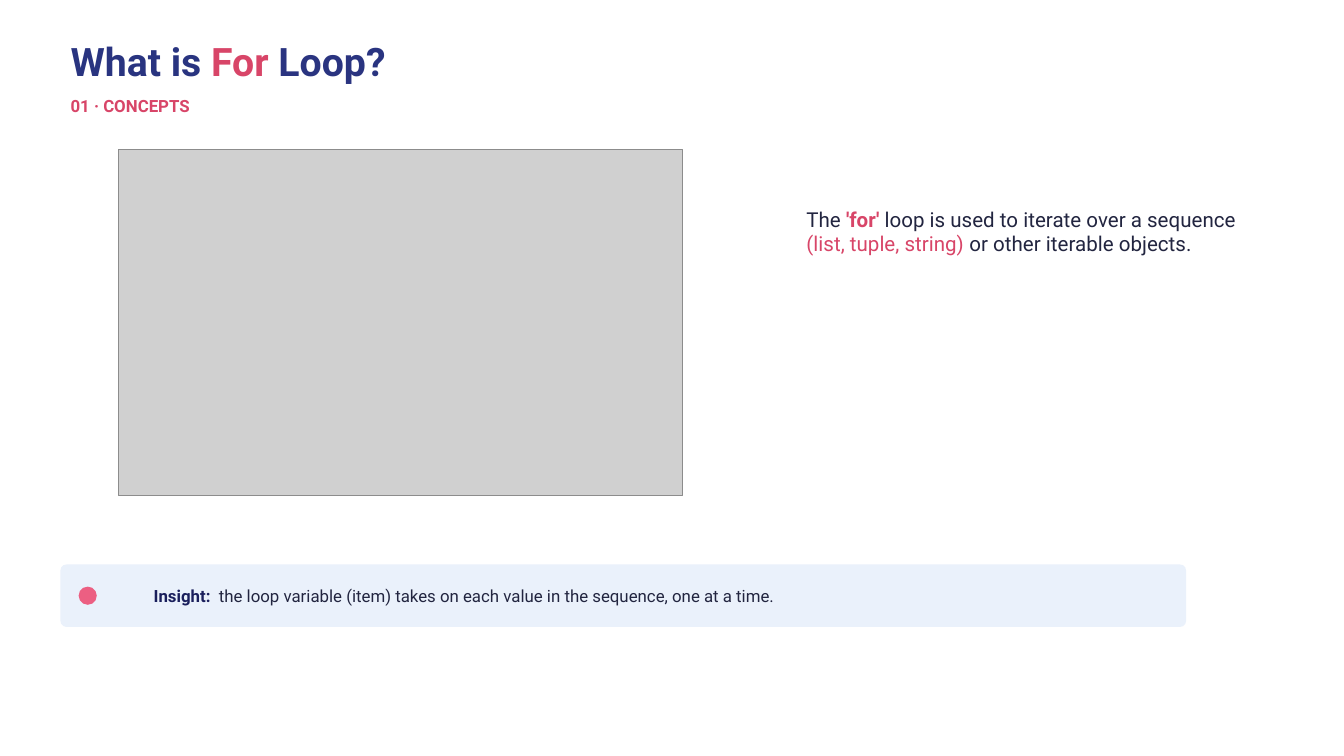
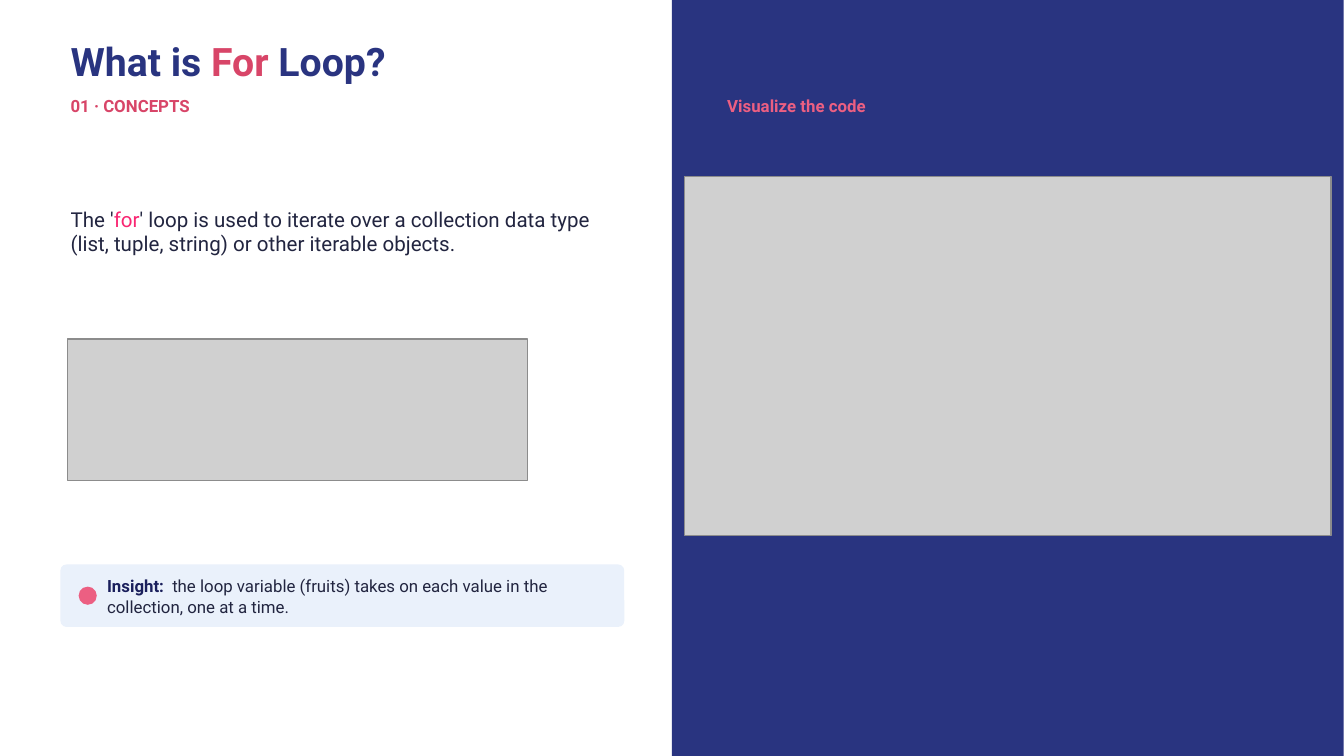
Before and after one commit to wg-training/wg-python-for-data-science-fundamental, a slide deck: slide 4 of slides/08 - Loop.pptx. Drawn at 1344x756 pixels with LibreOffice and Linux fonts; fonts in the diff are those of the drawing; grey boxes stand for pictures. Boxes give left, top, right and bottom in pixels: in the first picture for what was removed or moved away, otherwise in the second. Text is boxed around its words. In the diff, an @@ line names an element or a change of style, - is before the commit and + after.

Commit message:
docs: update loop lecture slides with improved examples and formatting

```diff
--- a/slides/08 - Loop.pptx
+++ b/slides/08 - Loop.pptx
@@ rectangle added at (672, 0, 1344, 755), fill #293480 @@
@@ text added at (727, 99, 866, 112), 9 pt, text #EC5F82, bold @@
+Visualize the code
@@ picture added at (684, 176, 1331, 535) @@
@@ text at (71, 211, 590, 256): text changed @@
-The 'for' loop is used to iterate over a sequence (list, tuple, string) or other iterable objects.
+The 'for' loop is used to iterate over a collection data type (list, tuple, string) or other iterable objects.
@@ picture: place and size @@
-picture at (118, 149, 683, 496)
+picture at (67, 339, 527, 480)
@@ rounded rectangle: place and size @@
-rounded rectangle at (60, 564, 1187, 626)
+rounded rectangle at (60, 564, 625, 626)
@@ text at (107, 578, 548, 615): text changed @@
-Insight: the loop variable (item) takes on each value in the sequence, one at a time.
+Insight: the loop variable (fruits) takes on each value in the collection, one at a time.
```
Also in this commit, not shown: 2 other slides changed, 1 slide removed, 1 other file.
